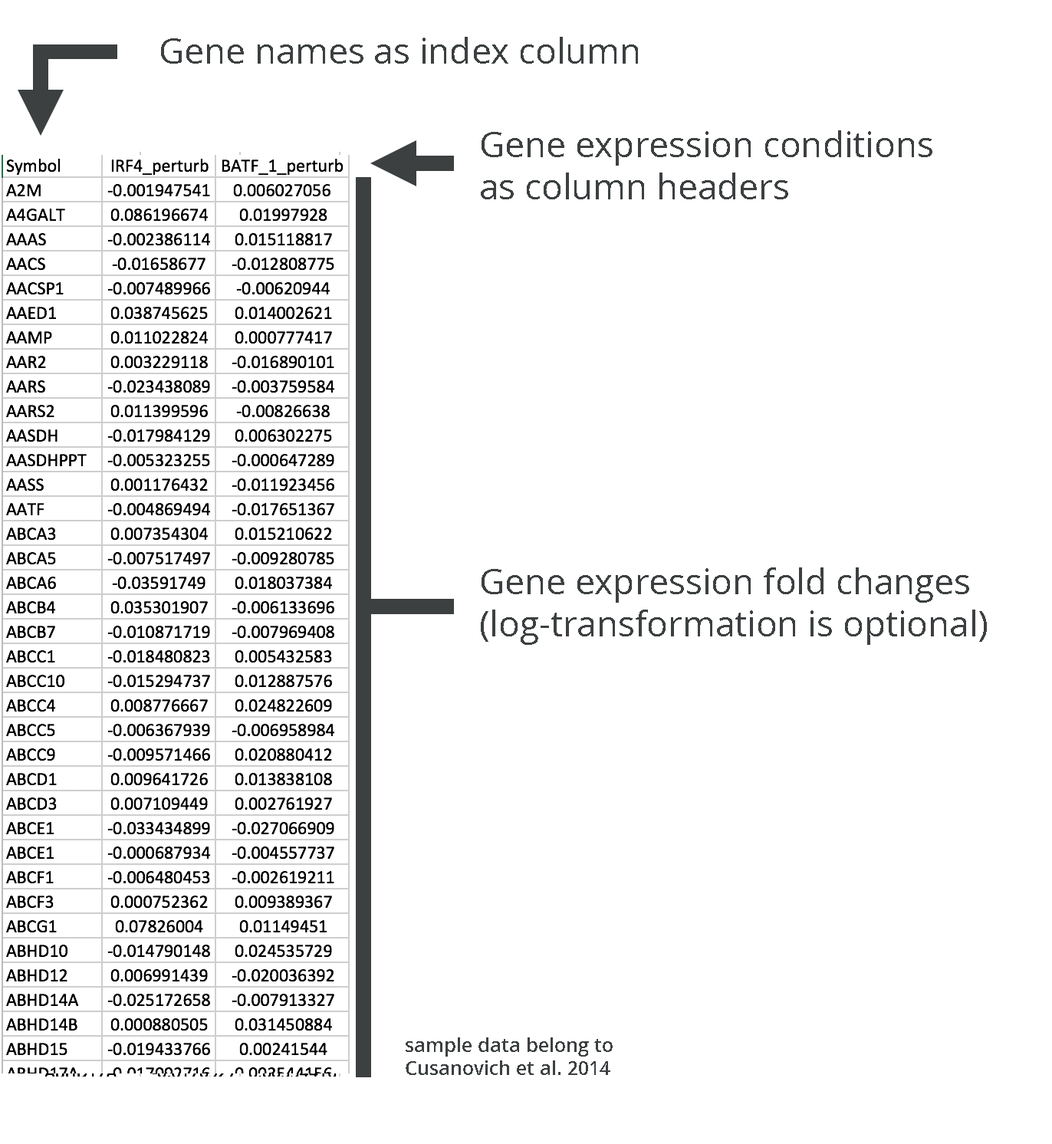
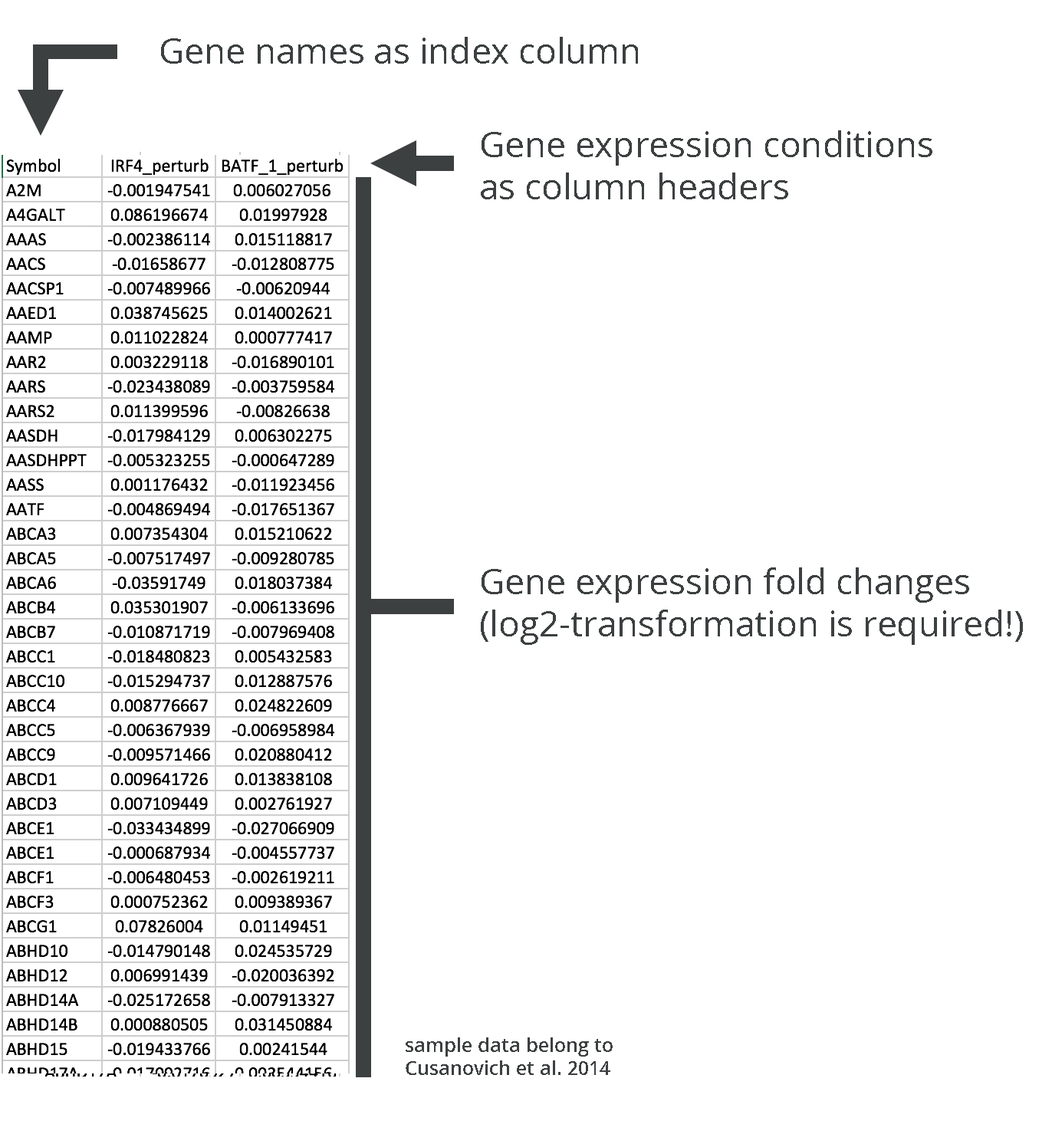
Revision of a layered 1052x1144 image; what changed, layer by layer:
painted on "Fold Changes" over [540, 609, 1023, 645]
